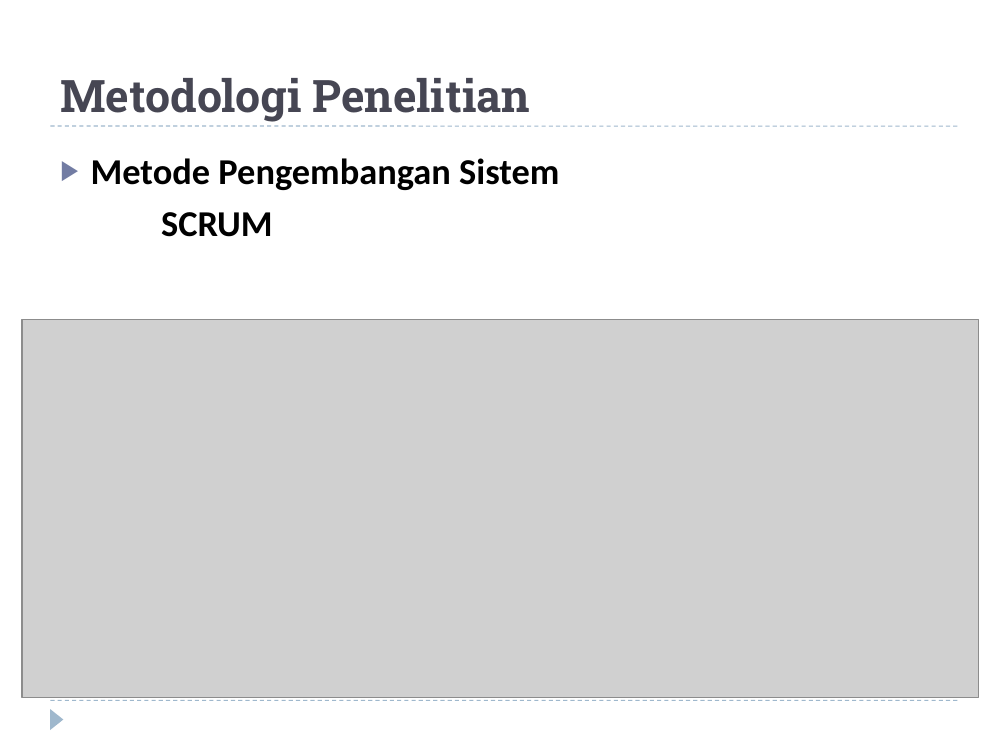
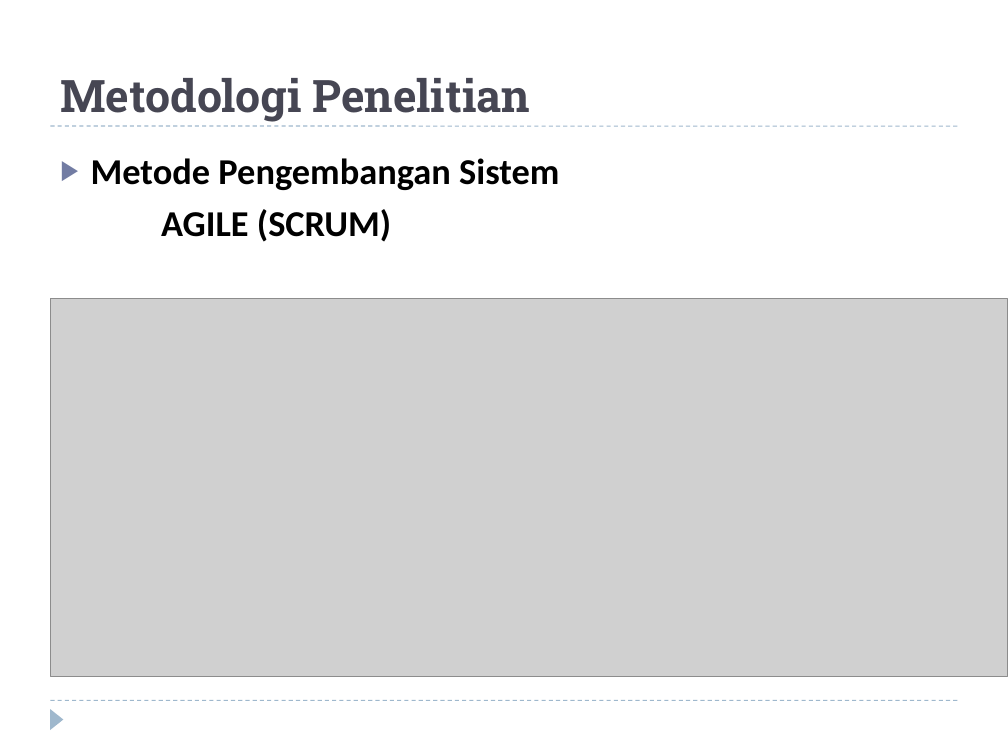
Before and after one commit to nabilarifdaaa/TugasAkhir, a slide deck: slide 9 of Presentasi Tugas Akhir.pptx. Drawn at 1008x756 pixels with LibreOffice and Linux fonts; fonts in the diff are those of the drawing; grey boxes stand for pictures. Boxes give left, top, right and bottom in pixels: in the first picture for what was removed or moved away, otherwise in the second. Text is boxed around its words. In the diff, an @@ line names an element or a change of style, - is before the commit and + after.

```diff
--- a/Presentasi Tugas Akhir.pptx
+++ b/Presentasi Tugas Akhir.pptx
@@ text at (161, 209, 391, 242): text changed @@
-SCRUM
+AGILE (SCRUM)
@@ picture: place and size @@
-picture at (22, 320, 979, 698)
+picture at (50, 298, 1007, 676)
```
Also in this commit, not shown: 7 other slides changed, 2 slides added, 2 slides removed.
